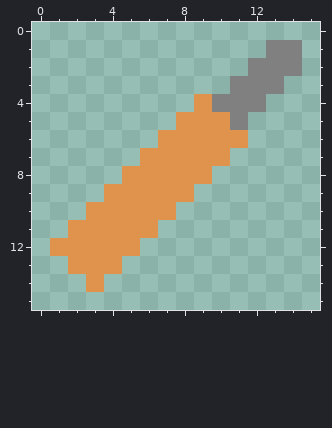
File history of a pixel-art sprite, textures/inlaid_inlaytool.png. This is how it looked before the edit.
The file is 16x16 pixels. Pixels under 10% opacity are left out. Colours within 5 levels of each other are drawn and written as one.
Once edited:
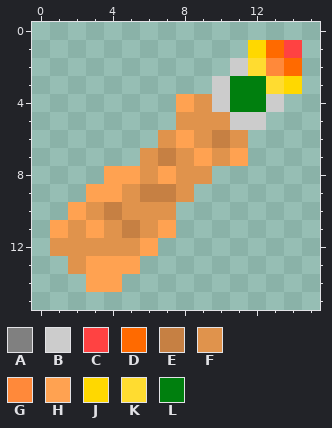
Palette (. is transparent): A #808080  B #cccccc  C #ff4242  D #ff6a00  E #c68043  F #e0934c  G #ff893a  H #ffa251  J #ffd800  K #ffdc30  L #007f0e
Change:
y 1: x 12..14 .AA -> JDC
y 2: x 11..14 .AAA -> BKGD
y 3: x 10..14 .AAA. -> BLLKJ
y 4: x 8 . -> H; x 10..13 AAA. -> BLLB
y 5: x 11..12 A. -> BB
y 6: x 8 F -> H; x 10 F -> E
y 7: x 7 F -> E; x 9 F -> H; x 11 . -> H
y 8: x 4..5 .F -> HH; x 7 F -> H
y 9: x 3..4 .F -> HH; x 6..7 FF -> EE
y 10: x 2 . -> H; x 4 F -> E
y 11: x 1 . -> H; x 3 F -> H; x 5 F -> E; x 7 . -> H
y 12: x 6 . -> H
y 13: x 3..5 FF. -> HHH
y 14: x 3..4 F. -> HH
Pixel boxes of the changes (left, top, right, bottom) in both pictures:
changed: (50, 40, 302, 292)
